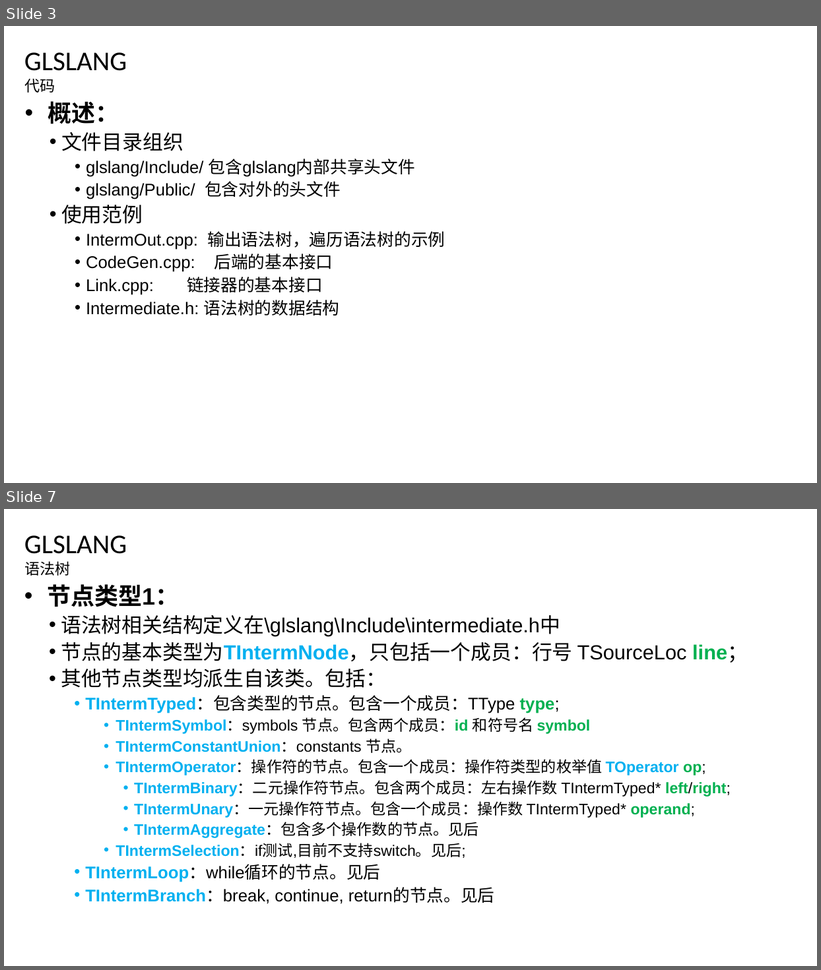
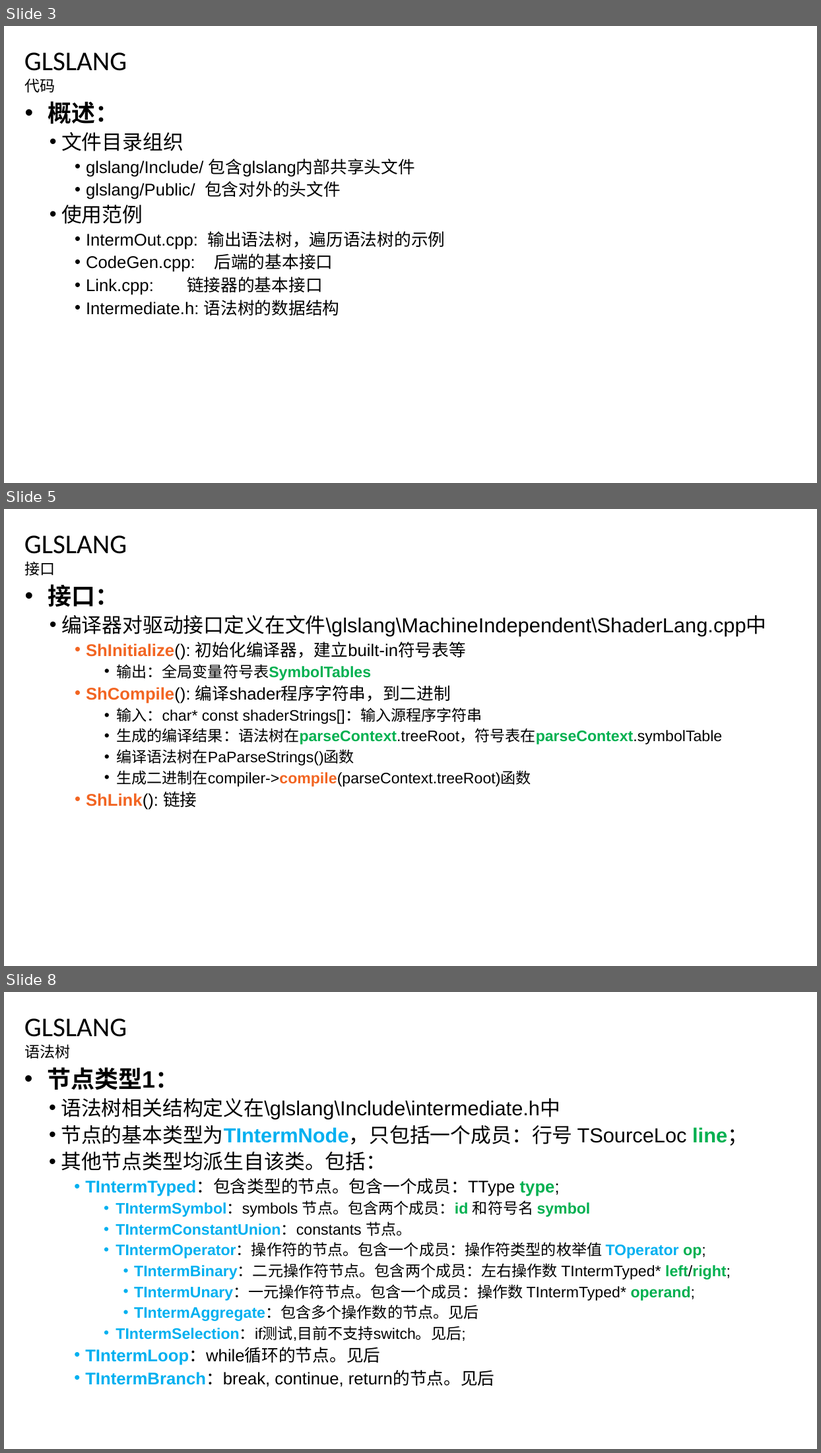
Before and after one commit to feifei14119/glslang, a slide deck: doc/glslang study.pptx. Shown one above the other, each under a label of ours: slides 3 and 7 before the commit, slides 3, 5 and 8 after it; the slides between them are not shown. The pictures are 821x970 and 821x1453 pixels, drawn with LibreOffice and Linux fonts; fonts in the diff are those of the drawing; background and template pictures are left out. Boxes give left, top, right and bottom in pixels: in the first picture for what was removed or moved away, otherwise in the second. Text is boxed around its words. In the diff, an @@ line names an element or a change of style, - is before the commit and + after.

Commit message:
study symbol table

```diff
--- a/doc/glslang study.pptx
+++ b/doc/glslang study.pptx
@@ slide 5 added at <box>4,509,817,966</box>, background #FFFFFF; not listed: 1 template element that a slide beside it also shows @@
@@ title added at <box>24,535,127,554</box>, 32 pt, text #000000 @@
+GLSLANG
@@ text added at <box>25,561,55,576</box>, 18 pt, text #000000 @@
+接口
@@ text added at <box>48,584,767,810</box>, 18 pt, text #000000 @@
+• 接口：
+  • 编译器对驱动接口定义在文件\glslang\MachineIndependent\ShaderLang.cpp中
+    • ShInitialize(): 初始化编译器，建立built-in符号表等
+      • 输出：全局变量符号表SymbolTables
+    • ShCompile(): 编译shader程序字符串，到二进制
+      • 输入：char* const shaderStrings[]：输入源程序字符串
+      • 生成的编译结果：语法树在parseContext.treeRoot，符号表在parseContext.symbolTable
+      • 编译语法树在PaParseStrings()函数
+      • 生成二进制在compiler->compile(parseContext.treeRoot)函数
+    • ShLink(): 链接
@@ what was slide 7 is now slide 8 @@
```
Also in this commit, not shown: 5 slides changed, 3 other slides added, 10 other files.
